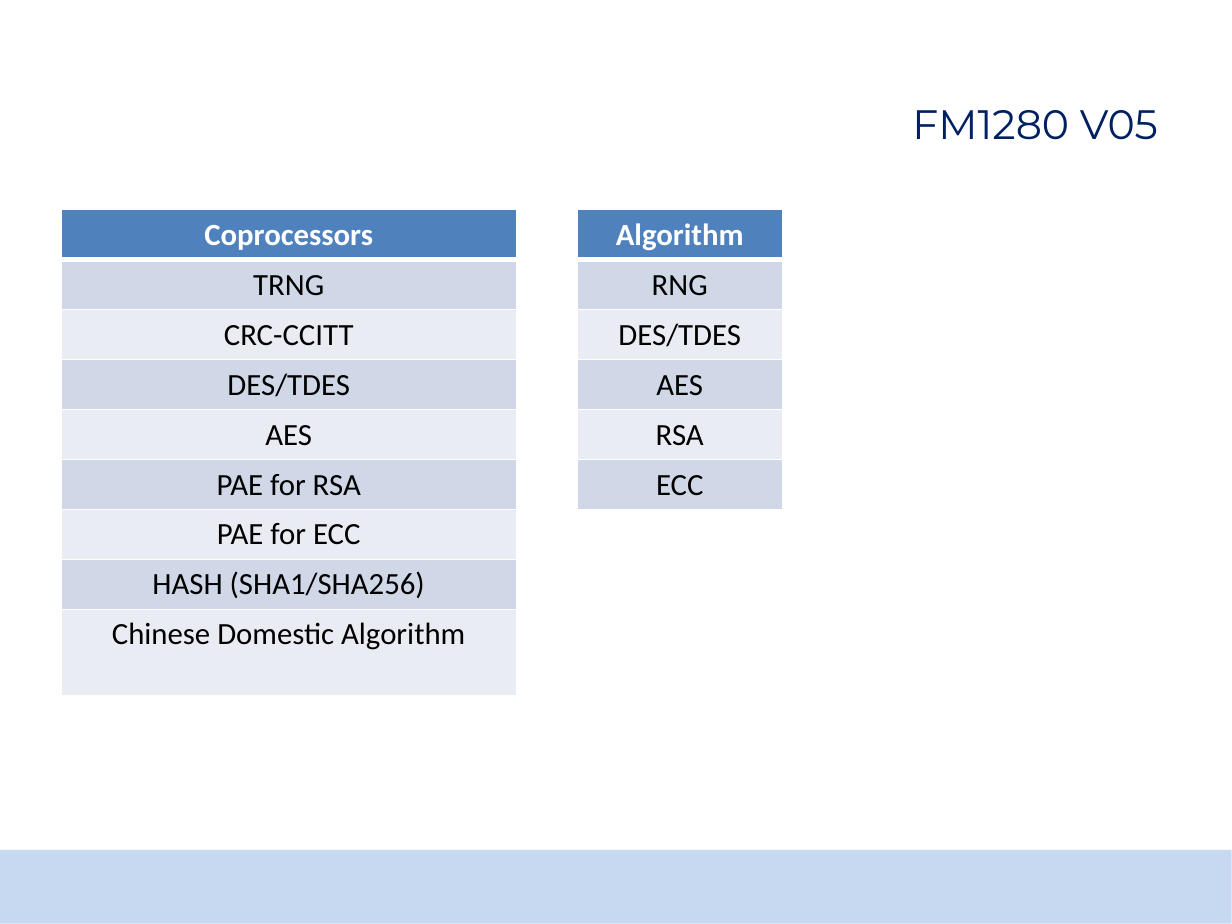
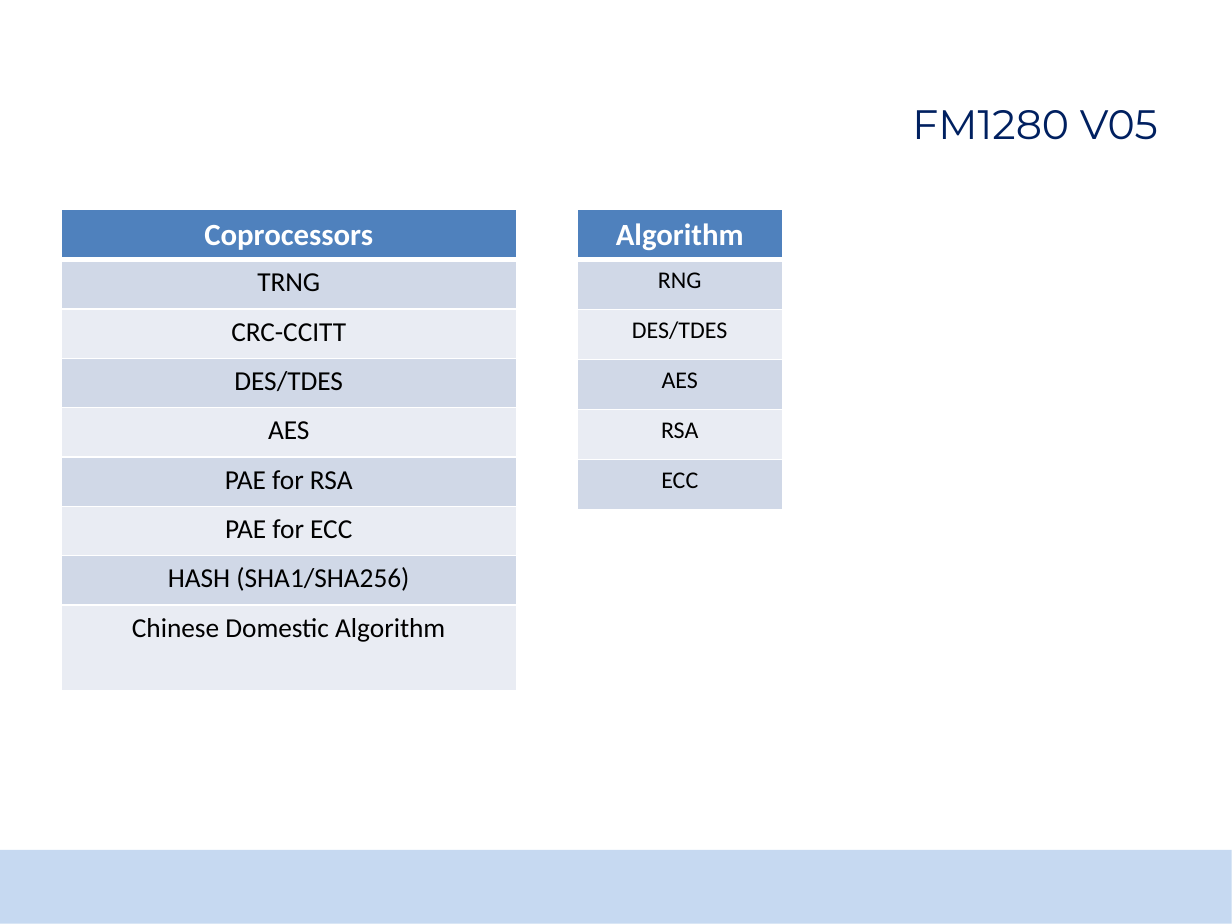
Before and after one commit to TomasMadeja/pv204_Team_Project_Supercalifragilisticexpialidocious, a slide deck: slide 15 of certificate_analysis/pv204_project_report.pptx. Drawn at 1232x924 pixels with LibreOffice and Linux fonts; fonts in the diff are those of the drawing; background and template pictures are left out. Boxes give left, top, right and bottom in pixels: in the first picture for what was removed or moved away, otherwise in the second. Text is boxed around its words. In the diff, an @@ line names an element or a change of style, - is before the commit and + after.

```diff
--- a/certificate_analysis/pv204_project_report.pptx
+++ b/certificate_analysis/pv204_project_report.pptx
@@ table at [60, 209, 516, 690] @@
@@ size 18 to 16 pt in "TRNG", "CRC-CCITT", "DES/TDES", "AES" and 4 more places @@
@@ borders changed @@
@@ table at [578, 209, 782, 509] @@
@@ size 18 to 14 pt in "RNG", "DES/TDES", "AES", "RSA" and 1 more places @@
@@ borders changed @@
```
Also in this commit, not shown: 12 other slides changed, 2 other files.
